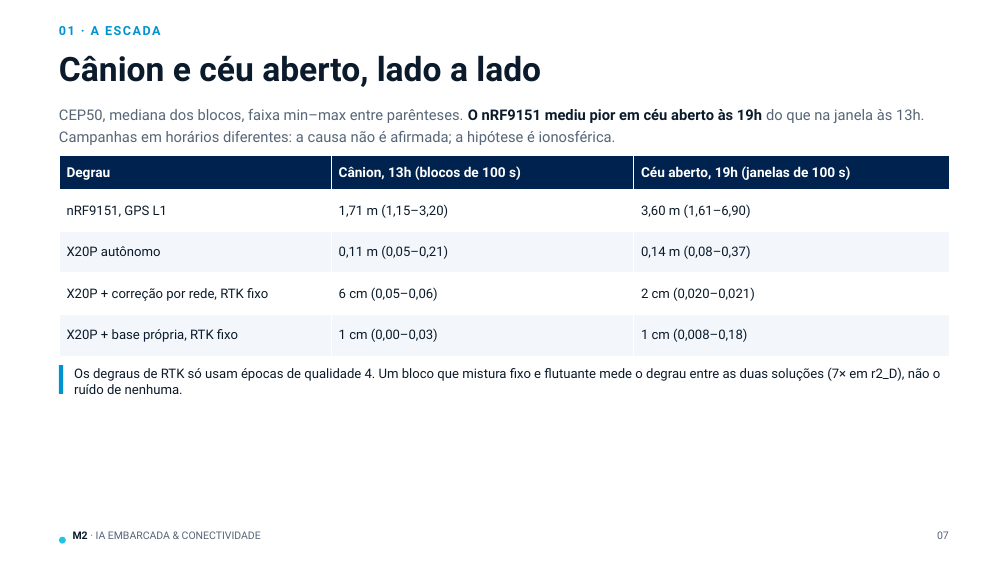
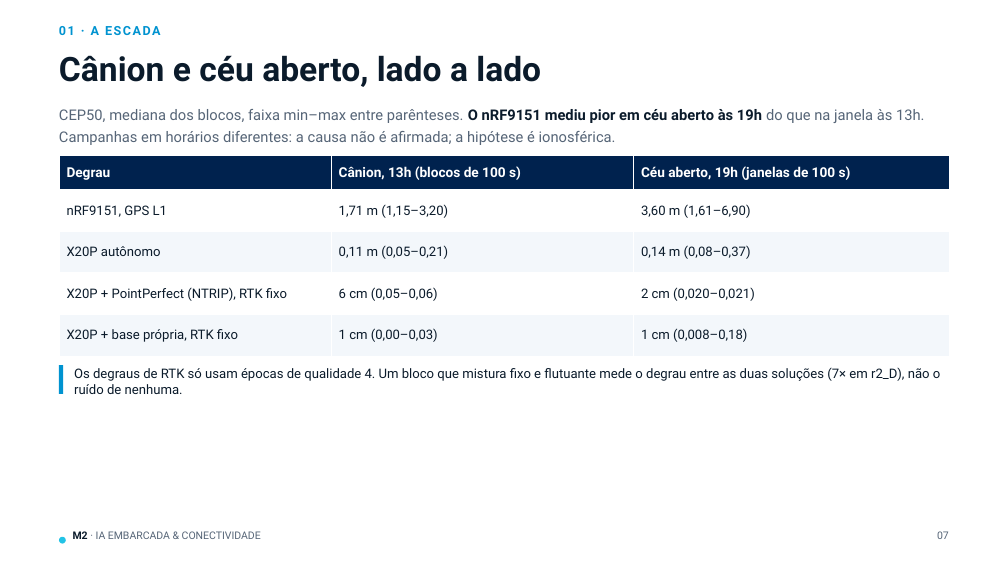
Before and after one commit to joaodullius/nrf-manaus-2, a slide deck: slide 7 of doc/gnss/M2-09_Escada_de_Precisao.pptx. Drawn at 1008x567 pixels with LibreOffice and Linux fonts; fonts in the diff are those of the drawing. Boxes give left, top, right and bottom in pixels: in the first picture for what was removed or moved away, otherwise in the second. Text is boxed around its words. In the diff, an @@ line names an element or a change of style, - is before the commit and + after.

```diff
--- a/doc/gnss/M2-09_Escada_de_Precisao.pptx
+++ b/doc/gnss/M2-09_Escada_de_Precisao.pptx
@@ table at (59,156,949,356) @@
-row 4, column 1: X20P + correção por rede, RTK fixo
+row 4, column 1: X20P + PointPerfect (NTRIP), RTK fixo
```
Also in this commit, not shown: 8 other slides changed, 1 slide added, 44 other files.
